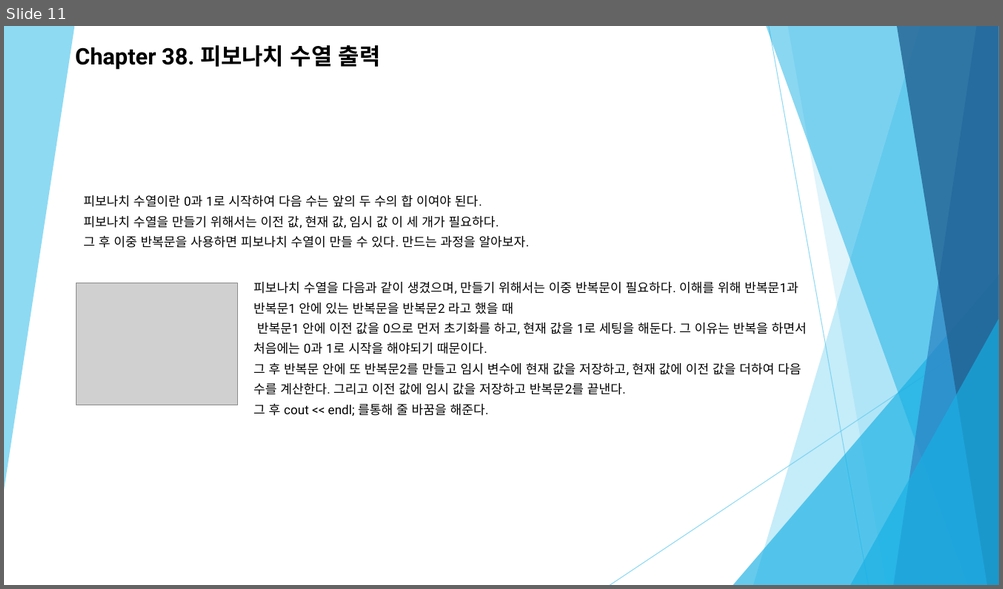
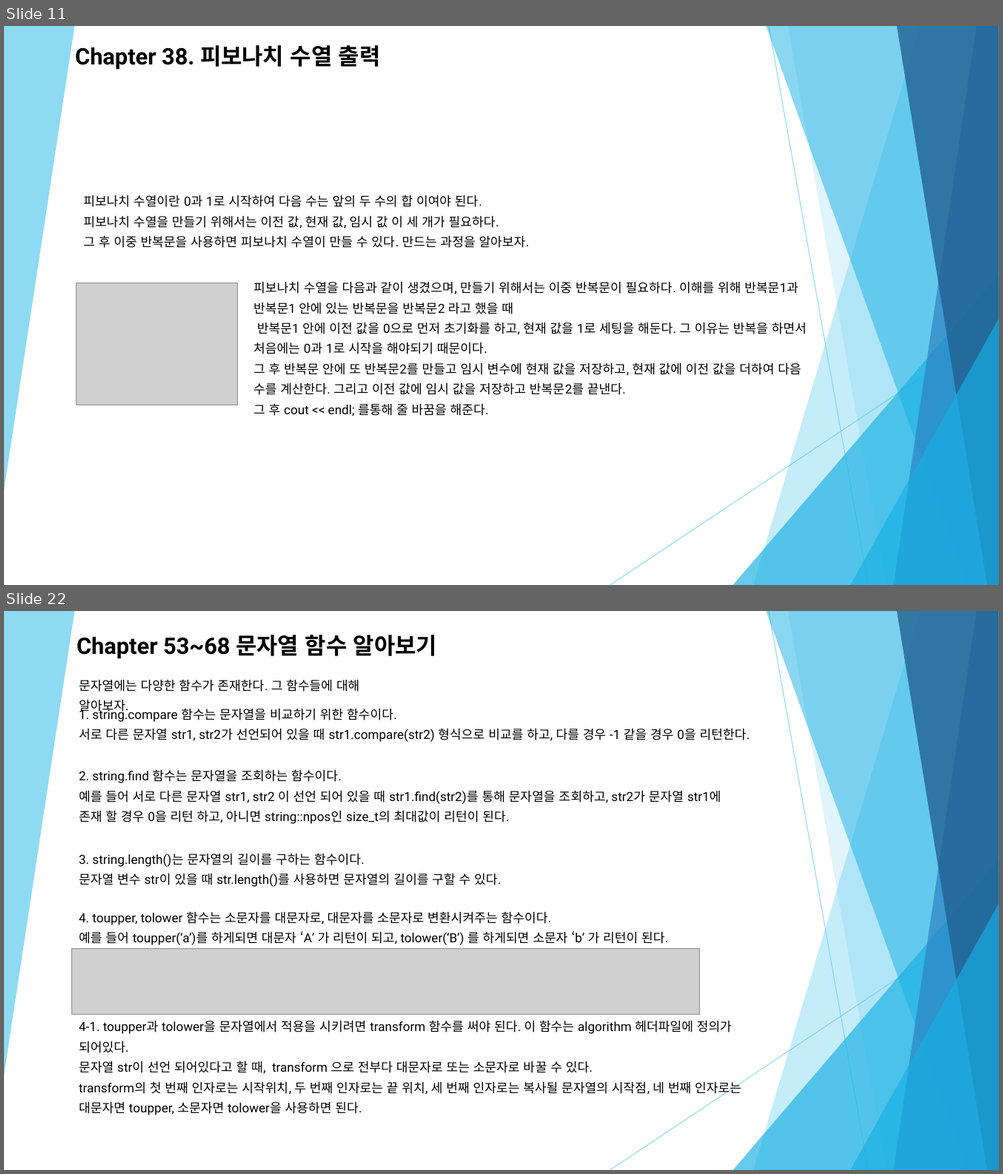
Before and after one commit to Zoselro/C-200, a slide deck: 세미나 자료/C++ 세미나 두 번째(1).pptx. Shown one above the other, each under a label of ours: slide 11 before the commit, slides 11 and 22 after it; the slides between them are not shown. The pictures are 1003x589 and 1003x1174 pixels, drawn with LibreOffice and Linux fonts; fonts in the diff are those of the drawing; grey boxes stand for pictures. Boxes give left, top, right and bottom in pixels: in the first picture for what was removed or moved away, otherwise in the second. Text is boxed around its words. In the diff, an @@ line names an element or a change of style, - is before the commit and + after.

```diff
--- a/세미나 자료/C++ 세미나 두 번째(1).pptx
+++ b/세미나 자료/C++ 세미나 두 번째(1).pptx
@@ slide 22 added at (4,611,999,1170), background #FFFFFF; not listed: 10 template elements that a slide beside it also shows @@
@@ text added at (77,635,437,659), 22 pt, text #000000, bold @@
+Chapter 53~68 문자열 함수 알아보기
@@ text added at (79,679,359,715), 12.2 pt, text #000000 @@
+문자열에는 다양한 함수가 존재한다. 그 함수들에 대해 알아보자.
@@ text added at (79,707,750,742), 12.2 pt, text #000000 @@
+1. string.compare 함수는 문자열을 비교하기 위한 함수이다.
+서로 다른 문자열 str1, str2가 선언되어 있을 때 str1.compare(str2) 형식으로 비교를 하고, 다를 경우 -1 같을 경우 0을 리턴한다.
@@ text added at (79,769,721,824), 12.2 pt, text #000000 @@
+2. string.find 함수는 문자열을 조회하는 함수이다.
+예를 들어 서로 다른 문자열 str1, str2 이 선언 되어 있을 때 str1.find(str2)를 통해 문자열을 조회하고, str2가 문자열 str1에 존재 할 경우 0을 리턴 하고, 아니면 string::npos인 size_t의 최대값이 리턴이 된다.
@@ text added at (79,853,501,887), 12.2 pt, text #000000 @@
+3. string.length()는 문자열의 길이를 구하는 함수이다.
+문자열 변수 str이 있을 때 str.length()를 사용하면 문자열의 길이를 구할 수 있다.
@@ text added at (79,911,668,945), 12.2 pt, text #000000 @@
+4. toupper, tolower 함수는 소문자를 대문자로, 대문자를 소문자로 변환시켜주는 함수이다.
+예를 들어 toupper(‘a’)를 하게되면 대문자 ‘A’ 가 리턴이 되고, tolower(‘B’) 를 하게되면 소문자 ‘b’ 가 리턴이 된다.
@@ picture added at (72,948,700,1014) @@
@@ text added at (79,1020,741,1116), 12.2 pt, text #000000 @@
+4-1. toupper과 tolower을 문자열에서 적용을 시키려면 transform 함수를 써야 된다. 이 함수는 algorithm 헤더파일에 정의가 되어있다.
+문자열 str이 선언 되어있다고 할 때, transform 으로 전부다 대문자로 또는 소문자로 바꿀 수 있다.
+transform의 첫 번째 인자로는 시작위치, 두 번째 인자로는 끝 위치, 세 번째 인자로는 복사될 문자열의 시작점, 네 번째 인자로는 대문자면 toupper, 소문자면 tolower을 사용하면 된다.
```
Also in this commit, not shown: 1 slide changed, 24 other slides added.
